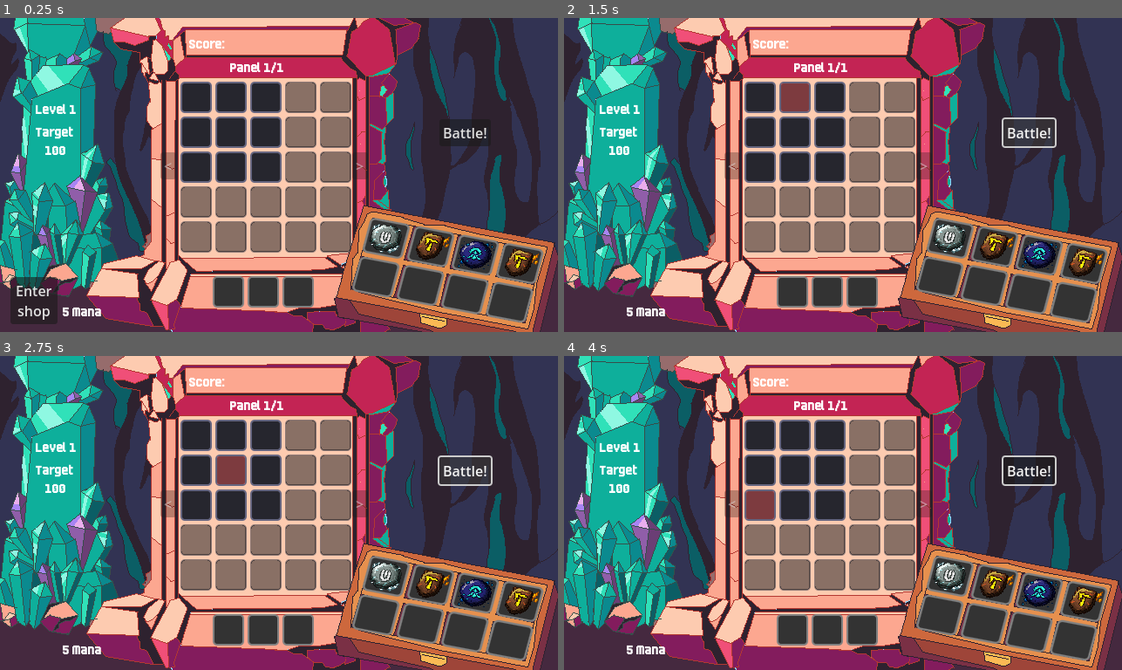
Above: before the commit, frames 1-4 (two rows, left to right).
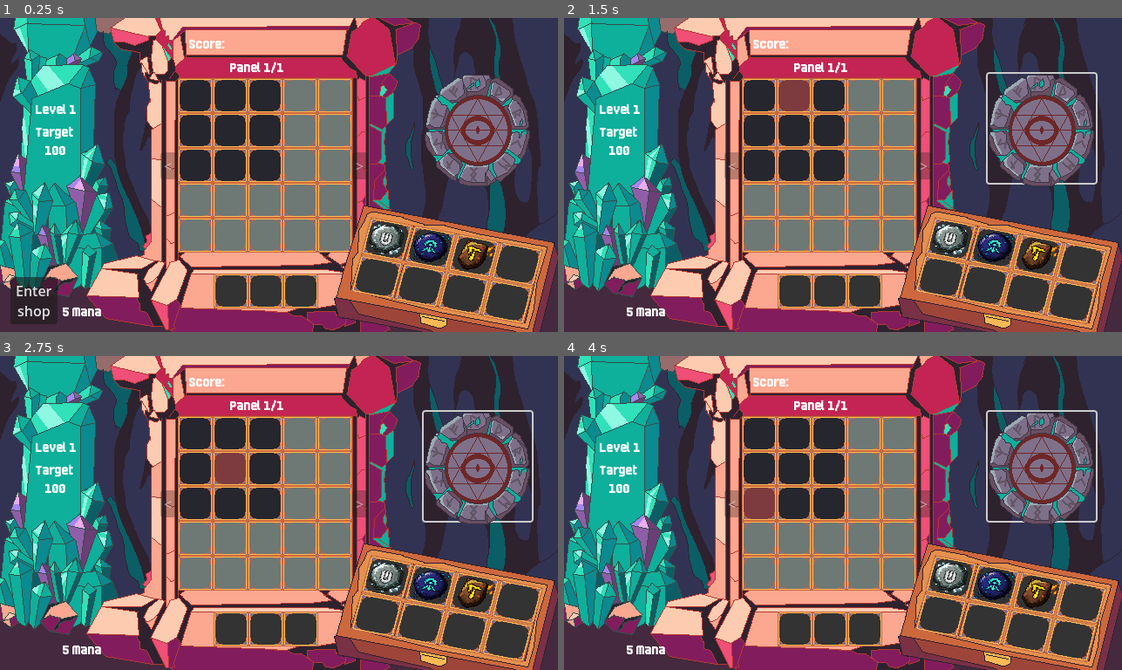
Above: after the commit, the same moments.

Repository: RenatoAAB/Runes
Game: Godot game, scene res://scenes/main.tscn
The game is run twice, just before and just after one commit, with the same random seed, the same clock (stepped at 60 frames per second) and the same inputs.
Inputs (mouse positions are in pixels of both pictures, inside the frame that each line leads up to; where the layout moved, square brackets give the same spot in the first picture):
- Up to frame 1 (0.25 s): no input
- Up to frame 2 (1.5 s): click (1043, 127) [1027, 134] at 0.5 s; click (1043, 127) [1027, 134] at 1.25 s
- Up to frame 3 (2.75 s): click (479, 465) [463, 472] at 2 s
- Up to frame 4 (4 s): tap Enter at 2.75 s; drag from (759, 434) to (898, 443) at 2.77 s; tap Space at 3.5 s; drag from (792, 434) to (815, 575) at 3.52 s

The runs differ from the first frame. In frame 1, 24% of the frame differs, in the area x 1-98%, y 0-100%; in frame 2, 25%; in frame 3, 25%; in frame 4, 25%.

Commit message:
ajustes de sprites

Diff:
--- a/project.godot
+++ b/project.godot
@@ -30,6 +30,7 @@
 
 window/size/viewport_width=640
 window/size/viewport_height=360
+window/size/mode=3
 window/stretch/mode="canvas_items"
 window/stretch/aspect="expand"
 window/stretch/scale_mode="integer"
--- /dev/null
+++ b/resources/runes/common/rune_derretimento.tres
@@ -0,0 +1,31 @@
+[gd_resource type="Resource" script_class="RuneData" load_steps=10 format=3 uid="uid://70xt70mrvq5w"]
+
+[ext_resource type="Script" uid="uid://d4g7y7o1d6ou" path="res://scripts/effects/game_effect.gd" id="1_ht0bi"]
+[ext_resource type="Resource" uid="uid://hkusr1c482ca" path="res://resources/effects/rune_effects/ge_s3_explosao_score_200.tres" id="2_g43hp"]
+[ext_resource type="Script" uid="uid://hlfalrkxb8pd" path="res://scripts/effects/actions/action_petrify.gd" id="3_g43hp"]
+[ext_resource type="Script" uid="uid://s48ipf5uo7mv" path="res://scripts/data/rune_data.gd" id="4_h1na3"]
+[ext_resource type="Script" uid="uid://ce7r3k4fr4064" path="res://scripts/effects/selectors/selector_self.gd" id="4_ko0jh"]
+[ext_resource type="Texture2D" uid="uid://dalvpfawsmee6" path="res://sprites/icons/runes/Icon3.png" id="5_vny4e"]
+
+[sub_resource type="Resource" id="Resource_h1na3"]
+script = ExtResource("3_g43hp")
+metadata/_custom_type_script = "uid://hlfalrkxb8pd"
+
+[sub_resource type="Resource" id="Resource_vny4e"]
+script = ExtResource("4_ko0jh")
+metadata/_custom_type_script = "uid://ce7r3k4fr4064"
+
+[sub_resource type="Resource" id="Resource_lf775"]
+script = ExtResource("1_ht0bi")
+selector = SubResource("Resource_vny4e")
+action = SubResource("Resource_h1na3")
+metadata/_custom_type_script = "uid://d4g7y7o1d6ou"
+
+[resource]
+script = ExtResource("4_h1na3")
+id = "derretimento"
+rune_name = "Derretimento"
+description = "+200 pontos. petrifique o slot"
+elements = Array[int]([0])
+textures = Array[Texture2D]([ExtResource("5_vny4e")])
+effects = Array[ExtResource("1_ht0bi")]([ExtResource("2_g43hp"), SubResource("Resource_lf775")])
--- a/scenes/Slot.tscn
+++ b/scenes/Slot.tscn
@@ -1,11 +1,19 @@
-[gd_scene load_steps=3 format=3 uid="uid://dh2haf4uh6kig"]
+[gd_scene load_steps=5 format=3 uid="uid://dh2haf4uh6kig"]
 
 [ext_resource type="Script" uid="uid://d3j7p6fmei4um" path="res://scripts/ui/slot_ui.gd" id="1_djgyf"]
 [ext_resource type="LabelSettings" uid="uid://c7h3yy7bs4ftk" path="res://text/tooltip_settings.tres" id="2_mlwvr"]
+[ext_resource type="Texture2D" uid="uid://dhyvt0yma8b5x" path="res://sprites/slots/base_slot-export.png" id="3_la8rk"]
+
+[sub_resource type="StyleBoxTexture" id="StyleBoxTexture_la8rk"]
 
 [node name="Slot" type="PanelContainer"]
-custom_minimum_size = Vector2(36, 36)
+custom_minimum_size = Vector2(40, 40)
 offset_right = 36.0
 offset_bottom = 36.0
+theme_override_styles/panel = SubResource("StyleBoxTexture_la8rk")
 script = ExtResource("1_djgyf")
 tooltip_label_settings = ExtResource("2_mlwvr")
+
+[node name="Sprite2D" type="Sprite2D" parent="."]
+position = Vector2(20, 20)
+texture = ExtResource("3_la8rk")
--- a/scenes/main.tscn
+++ b/scenes/main.tscn
@@ -8,13 +8,14 @@
 [ext_resource type="PackedScene" uid="uid://dh2haf4uh6kig" path="res://scenes/Slot.tscn" id="5_ya4ey"]
 [ext_resource type="Script" uid="uid://fdnstpi6guoh" path="res://scripts/ui/grid_highlighter.gd" id="6_eb6dy"]
 [ext_resource type="Resource" path="res://resources/runes/common/rune_vento.tres" id="6_muem4"]
-[ext_resource type="Resource" path="res://resources/runes/common/rune_queimadura.tres" id="7_dp3eg"]
 [ext_resource type="Script" uid="uid://c212fo845qvri" path="res://scripts/ui/tooltip_manager.gd" id="7_trceg"]
 [ext_resource type="Resource" path="res://resources/runes/common/rune_gota.tres" id="8_0ld40"]
-[ext_resource type="Resource" uid="uid://gxb5p3wa7pre" path="res://resources/runes/common/rune_explosao.tres" id="9_gqmmt"]
-[ext_resource type="Texture2D" uid="uid://dbxqkcl5ugwy3" path="res://sprites/scenes/painel-runico-v7.png" id="11_jkv2x"]
+[ext_resource type="Resource" uid="uid://70xt70mrvq5w" path="res://resources/runes/common/rune_derretimento.tres" id="8_jbj1t"]
+[ext_resource type="Texture2D" uid="uid://cpe1u42w8fhu7" path="res://sprites/scenes/background-cristal-painel.png" id="11_dp3eg"]
 [ext_resource type="Script" uid="uid://2lm3cymbdyl3" path="res://scripts/ui/shop_ui.gd" id="11_shop"]
+[ext_resource type="Texture2D" uid="uid://b4d2ywwi8m37t" path="res://sprites/scenes/inventario.png" id="12_0ld40"]
 [ext_resource type="Script" uid="uid://1napf1qi4oou" path="res://scripts/ui/sell_area.gd" id="12_sell"]
+[ext_resource type="Texture2D" uid="uid://6fcltngweltw" path="res://sprites/scenes/ativador.png" id="13_gqmmt"]
 [ext_resource type="Resource" uid="uid://drwnsdkkhm5um" path="res://resources/runes/drop_rates.tres" id="18_pm3ni"]
 [ext_resource type="LabelSettings" uid="uid://cpkun2ukv0p34" path="res://text/default_label_settings.tres" id="19_dlbl"]
 
@@ -22,7 +23,7 @@
 animations = [{
 "frames": [{
 "duration": 1.0,
-"texture": ExtResource("11_jkv2x")
+"texture": ExtResource("11_dp3eg")
 }],
 "loop": true,
 "name": &"default",
@@ -42,7 +43,7 @@
 money_label = NodePath("UI/GameUI/MoneyLabel")
 panel_label = NodePath("UI/GameUI/PanelLabel")
 enter_shop_button = NodePath("UI/GameUI/EnterShopButton")
-battle_button = NodePath("UI/GameUI/BattleButton")
+battle_button = NodePath("UI/GameUI/ativador/BattleButton")
 previous_panel_button = NodePath("UI/GameUI/PreviousPanel")
 next_panel_button = NodePath("UI/GameUI/NextPanel")
 shop_ui = NodePath("UI/ShopUI")
@@ -55,7 +56,8 @@
 [node name="GameManager" type="Node" parent="Managers" node_paths=PackedStringArray("inventory_manager")]
 script = ExtResource("1_o6xl0")
 inventory_manager = NodePath("../InventoryManager")
-initial_runes = Array[ExtResource("5_muem4")]([ExtResource("6_muem4"), ExtResource("7_dp3eg"), ExtResource("8_0ld40"), ExtResource("9_gqmmt")])
+score_growth_acceleration = 0.01
+initial_runes = Array[ExtResource("5_muem4")]([ExtResource("6_muem4"), ExtResource("8_0ld40"), ExtResource("8_jbj1t")])
 rune_drop_rates = ExtResource("18_pm3ni")
 
 [node name="InventoryManager" type="Node" parent="Managers"]
@@ -76,10 +78,12 @@
 
 [node name="GridContainer" type="GridContainer" parent="UI/GameUI"]
 layout_mode = 0
-offset_left = 207.0
-offset_top = 73.0
-offset_right = 403.0
-offset_bottom = 269.0
+offset_left = 204.0
+offset_top = 69.0
+offset_right = 420.0
+offset_bottom = 285.0
+theme_override_constants/h_separation = 0
+theme_override_constants/v_separation = 0
 columns = 5
 
 [node name="Slot1" parent="UI/GameUI/GridContainer" instance=ExtResource("5_ya4ey")]
@@ -156,6 +160,10 @@
 
 [node name="Slot25" parent="UI/GameUI/GridContainer" instance=ExtResource("5_ya4ey")]
 layout_mode = 2
+
+[node name="InventarioSprite" type="Sprite2D" parent="UI/GameUI"]
+position = Vector2(320, 180)
+texture = ExtResource("12_0ld40")
 
 [node name="Inventory" type="Node2D" parent="UI/GameUI"]
 position = Vector2(424.00003, 228)
@@ -167,6 +175,9 @@
 offset_left = 1.0
 offset_right = 157.0
 offset_bottom = 80.0
+scale = Vector2(0.95, 0.95)
+theme_override_constants/h_separation = 1
+theme_override_constants/v_separation = 1
 columns = 4
 
 [node name="Slot" parent="UI/GameUI/Inventory/InventoryContainer" instance=ExtResource("5_ya4ey")]
@@ -195,10 +206,12 @@
 
 [node name="RelicContainer" type="GridContainer" parent="UI/GameUI"]
 layout_mode = 0
-offset_left = 244.0
-offset_top = 296.0
-offset_right = 400.0
-offset_bottom = 376.0
+offset_left = 245.0
+offset_top = 293.0
+offset_right = 401.0
+offset_bottom = 373.0
+theme_override_constants/h_separation = 0
+theme_override_constants/v_separation = 0
 columns = 3
 
 [node name="Slot" parent="UI/GameUI/RelicContainer" instance=ExtResource("5_ya4ey")]
@@ -210,13 +223,18 @@
 [node name="Slot3" parent="UI/GameUI/RelicContainer" instance=ExtResource("5_ya4ey")]
 layout_mode = 2
 
-[node name="BattleButton" type="Button" parent="UI/GameUI"]
-layout_mode = 0
-offset_left = 504.0
-offset_top = 116.0
-offset_right = 563.0
-offset_bottom = 147.0
-text = "Battle!"
+[node name="ativador" type="Node2D" parent="UI/GameUI"]
+position = Vector2(320, 180)
+
+[node name="BattleButton" type="Button" parent="UI/GameUI/ativador"]
+offset_left = 166.0
+offset_top = -116.0
+offset_right = 290.0
+offset_bottom = 9.0
+flat = true
+
+[node name="Sprite2D" type="Sprite2D" parent="UI/GameUI/ativador"]
+texture = ExtResource("13_gqmmt")
 
 [node name="EnterShopButton" type="Button" parent="UI/GameUI"]
 layout_mode = 0
@@ -418,4 +436,4 @@
 script = ExtResource("7_trceg")
 label_settings = ExtResource("3_dp3eg")
 
-[connection signal="pressed" from="UI/GameUI/BattleButton" to="Managers/GameManager" method="_on_battle_button_pressed"]
+[connection signal="pressed" from="UI/GameUI/ativador/BattleButton" to="Managers/GameManager" method="_on_battle_button_pressed"]
Not shown: 1 places in scenes/main.tscn that only renumber resources
Binary file added: sprites/scenes/ativador.png
Not shown, added: sprites/scenes/ativador.png.import
Binary file added: sprites/scenes/background-cristal-painel.png
Not shown, added: sprites/scenes/background-cristal-painel.png.import
Binary file added: sprites/scenes/inventario.png
Not shown, added: sprites/scenes/inventario.png.import
Binary file added: sprites/scenes/painel-runico-v8.png
Not shown, added: sprites/scenes/painel-runico-v8.png.import
Binary file added: sprites/slots/base_slot-export.png
Not shown, added: sprites/slots/base_slot-export.png.import
